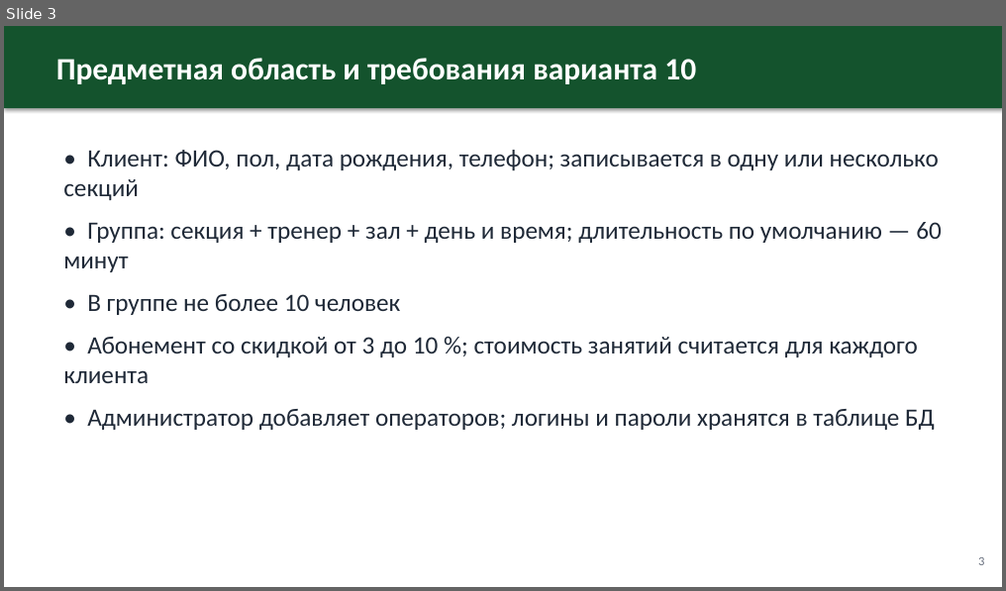
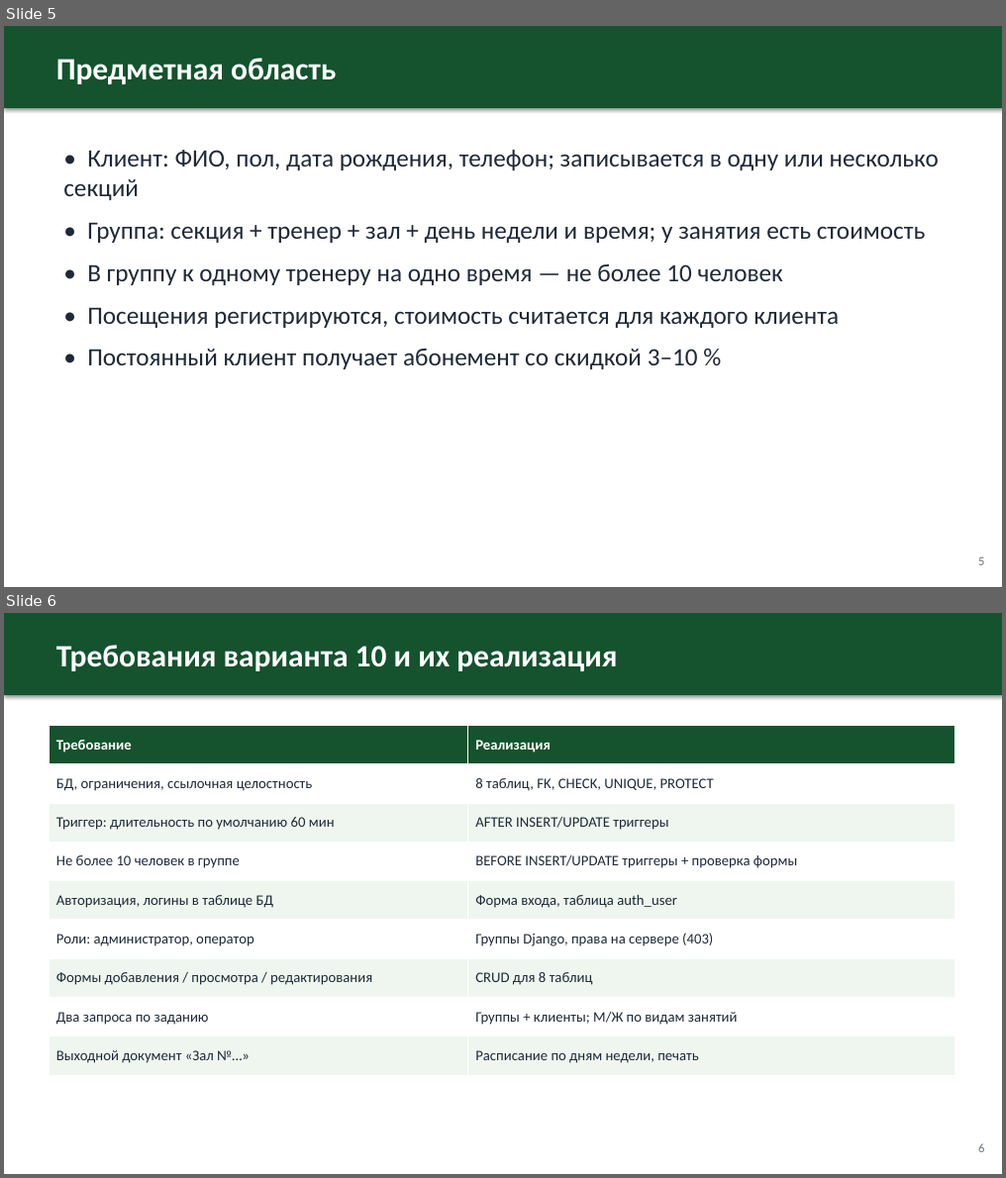
Before and after one commit to Uzalov-Gamid/sport-club, a slide deck: docs/Презентация_Спортивный_клуб.pptx. Shown one above the other, each under a label of ours: slide 3 before the commit, slides 5 and 6 after it. The pictures are 1006x591 and 1006x1178 pixels, drawn with LibreOffice and Linux fonts; fonts in the diff are those of the drawing. Boxes give left, top, right and bottom in pixels: in the first picture for what was removed or moved away, otherwise in the second. Text is boxed around its words. In the diff, an @@ line names an element or a change of style, - is before the commit and + after.

```diff
--- a/docs/Презентация_Спортивный_клуб.pptx
+++ b/docs/Презентация_Спортивный_клуб.pptx
@@ slide 6 added at [4,613,1002,1174], background #FFFFFF @@
@@ rectangle added at [4,613,1002,695], fill #14532D @@
@@ text added at [56,645,617,671], 30 pt, text #FFFFFF, bold @@
+Требования варианта 10 и их реализация
@@ table added at [49,725,954,1075], 9 rows, 2 columns @@
+Требование | Реализация
+БД, ограничения, ссылочная целостность | 8 таблиц, FK, CHECK, UNIQUE, PROTECT
+Триггер: длительность по умолчанию 60 мин | AFTER INSERT/UPDATE триггеры
+Не более 10 человек в группе | BEFORE INSERT/UPDATE триггеры + проверка формы
+Авторизация, логины в таблице БД | Форма входа, таблица auth_user
+Роли: администратор, оператор | Группы Django, права на сервере (403)
+Формы добавления / просмотра / редактирования | CRUD для 8 таблиц
+Два запроса по заданию | Группы + клиенты; М/Ж по видам занятий
+Выходной документ «Зал №…» | Расписание по дням недели, печать
@@ text added at [978,1144,984,1153], 12 pt, text #6B7280 @@
+6
@@ what was slide 3 is now slide 5 @@
@@ slide 5 changed as well @@
@@ text at [56,58,336,84]: text changed @@
-Предметная область и требования варианта 10
+Предметная область
@@ text at [87,222,926,370]: text changed @@
-• Группа: секция + тренер + зал + день и время; длительность по умолчанию — 60 минут
-• В группе не более 10 человек
-• Абонемент со скидкой от 3 до 10 %; стоимость занятий считается для каждого клиента
-• Администратор добавляет операторов; логины и пароли хранятся в таблице БД
+• Группа: секция + тренер + зал + день недели и время; у занятия есть стоимость
+• В группу к одному тренеру на одно время — не более 10 человек
+• Посещения регистрируются, стоимость считается для каждого клиента
+• Постоянный клиент получает абонемент со скидкой 3–10 %
```
Also in this commit, not shown: 8 other slides changed, 16 other slides added, 5 slides removed.
